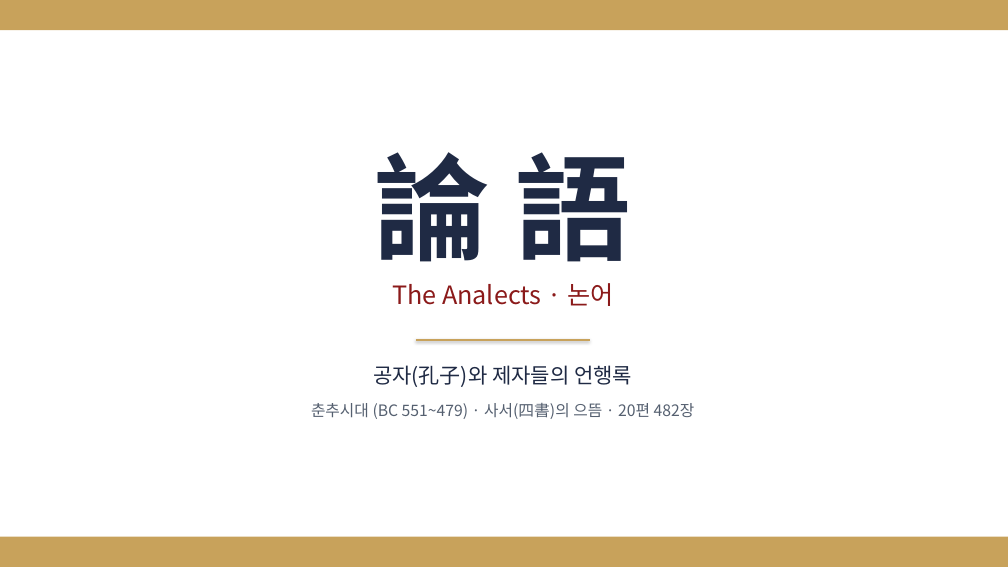
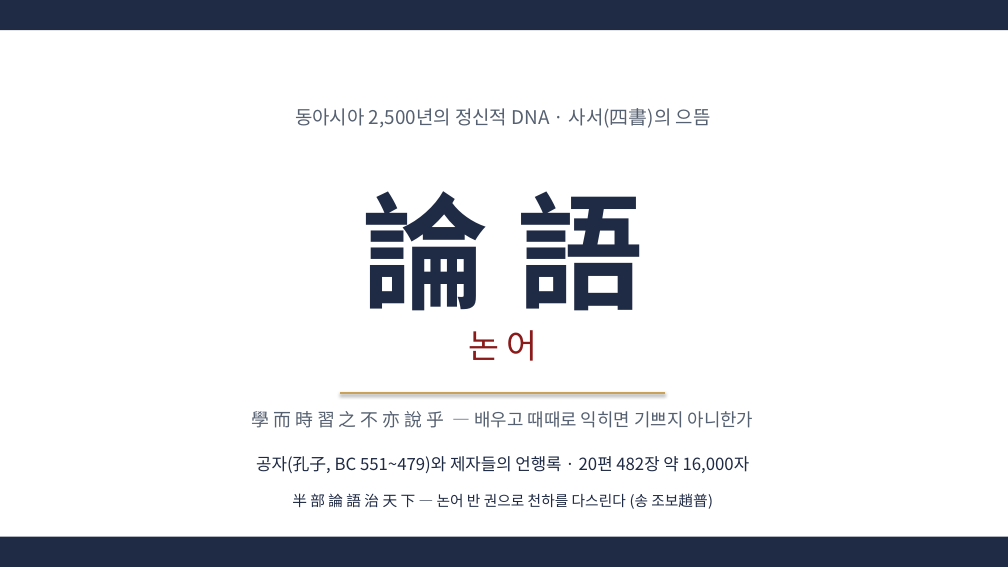
Before and after one commit to hpark1947/Oriental-Classics2, a slide deck: slide 1 of 발표자료/논어_발표자료.pptx. Drawn at 1008x567 pixels with LibreOffice and Linux fonts; fonts in the diff are those of the drawing. Boxes give left, top, right and bottom in pixels: in the first picture for what was removed or moved away, otherwise in the second. Text is boxed around its words. In the diff, an @@ line names an element or a change of style, - is before the commit and + after.

```diff
--- a/발표자료/논어_발표자료.pptx
+++ b/발표자료/논어_발표자료.pptx
@@ rectangle at [0, 0, 1008, 30]: fill #C8A25B to #1F2A44 @@
@@ text added at [295, 108, 711, 128], 18 pt, text #556070 @@
+동아시아 2,500년의 정신적 DNA · 사서(四書)의 으뜸
@@ text "論 語": place and size @@
-text "論 語" at [374, 152, 632, 262]
+text "論 語" at [362, 191, 643, 311]
@@ text "論 語" at [362, 191, 643, 311]: size 110 to 120 pt @@
@@ line removed from (416, 340) to (590, 340) @@
@@ text at [468, 330, 537, 361]: text changed; size 24 to 32 pt @@
-The Analects · 논어
+논 어
@@ text added at [252, 411, 754, 428], 17 pt, text #556070 @@
+學 而 時 習 之 不 亦 說 乎 — 배우고 때때로 익히면 기쁘지 아니한가
@@ text removed at [311, 403, 695, 419] @@
-춘추시대 (BC 551~479) · 사서(四書)의 으뜸 · 20편 482장
@@ line added from (340, 393) to (665, 393), #C8A25B 2 pt @@
@@ text at [256, 456, 750, 473]: text changed; size 20 to 16 pt @@
-공자(孔子)와 제자들의 언행록
+공자(孔子, BC 551~479)와 제자들의 언행록 · 20편 482장 약 16,000자
@@ text added at [292, 493, 713, 509], 14 pt, text #1F2A44 @@
+半 部 論 語 治 天 下 — 논어 반 권으로 천하를 다스린다 (송 조보趙普)
@@ rectangle at [0, 537, 1008, 567]: fill #C8A25B to #1F2A44 @@
```
Also in this commit, not shown: 4 other slides changed, 56 slides added, 37 slides removed, 1 other file.
